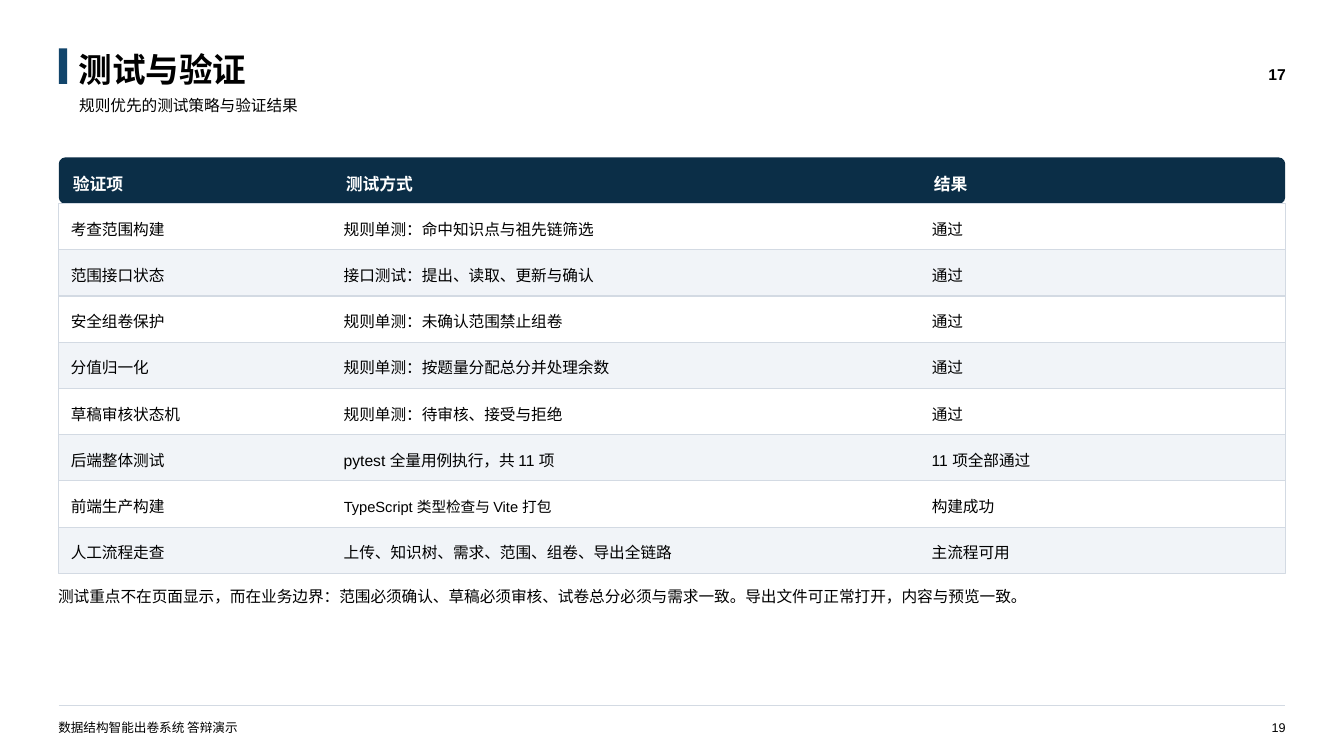
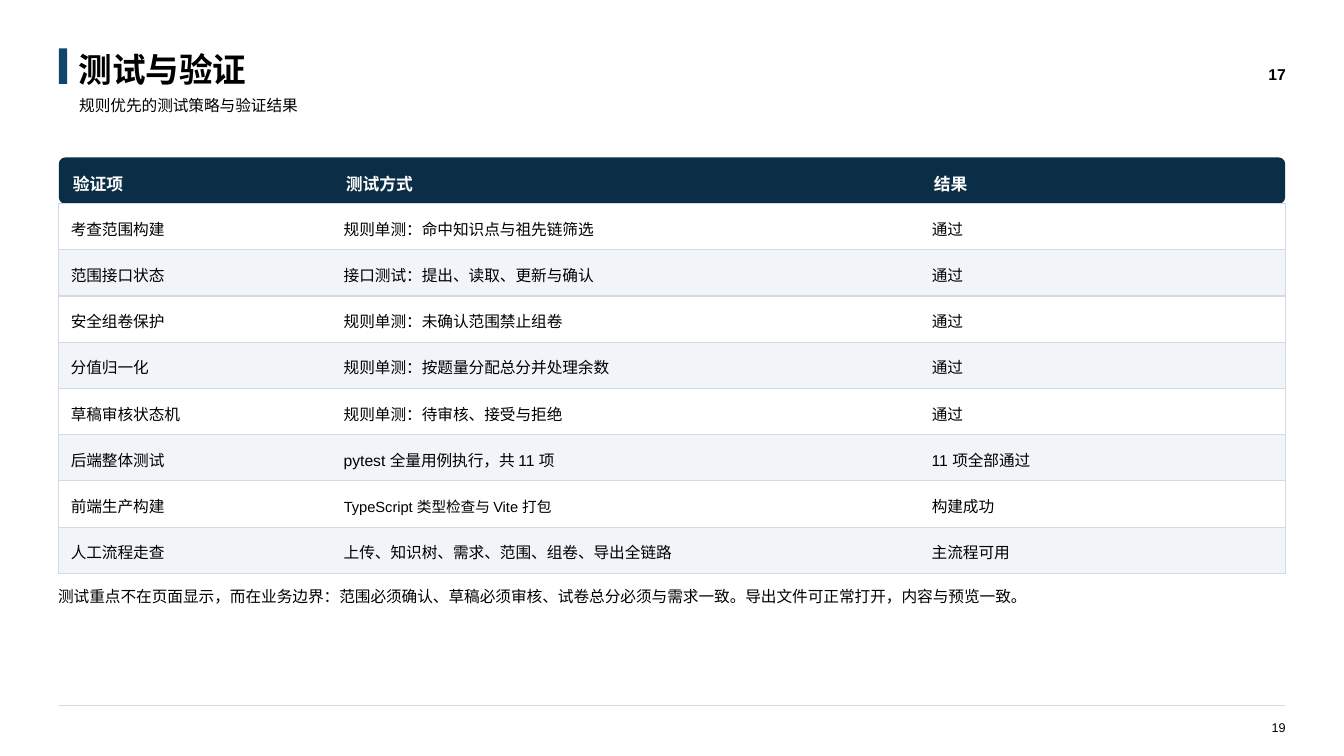
Before and after one commit to ycdada/classproject, a slide deck: slide 19 of docs/数据结构智能出卷系统答辩演示.pptx. Drawn at 1344x756 pixels with LibreOffice and Linux fonts; fonts in the diff are those of the drawing. Boxes give left, top, right and bottom in pixels: in the first picture for what was removed or moved away, otherwise in the second. Text is boxed around its words. In the diff, an @@ line names an element or a change of style, - is before the commit and + after.

```diff
--- a/docs/数据结构智能出卷系统答辩演示.pptx
+++ b/docs/数据结构智能出卷系统答辩演示.pptx
@@ text removed at (x1=58, y1=721, x2=237, y2=733) @@
-数据结构智能出卷系统 答辩演示
```
Also in this commit, not shown: 19 other slides changed, 1 other file.
